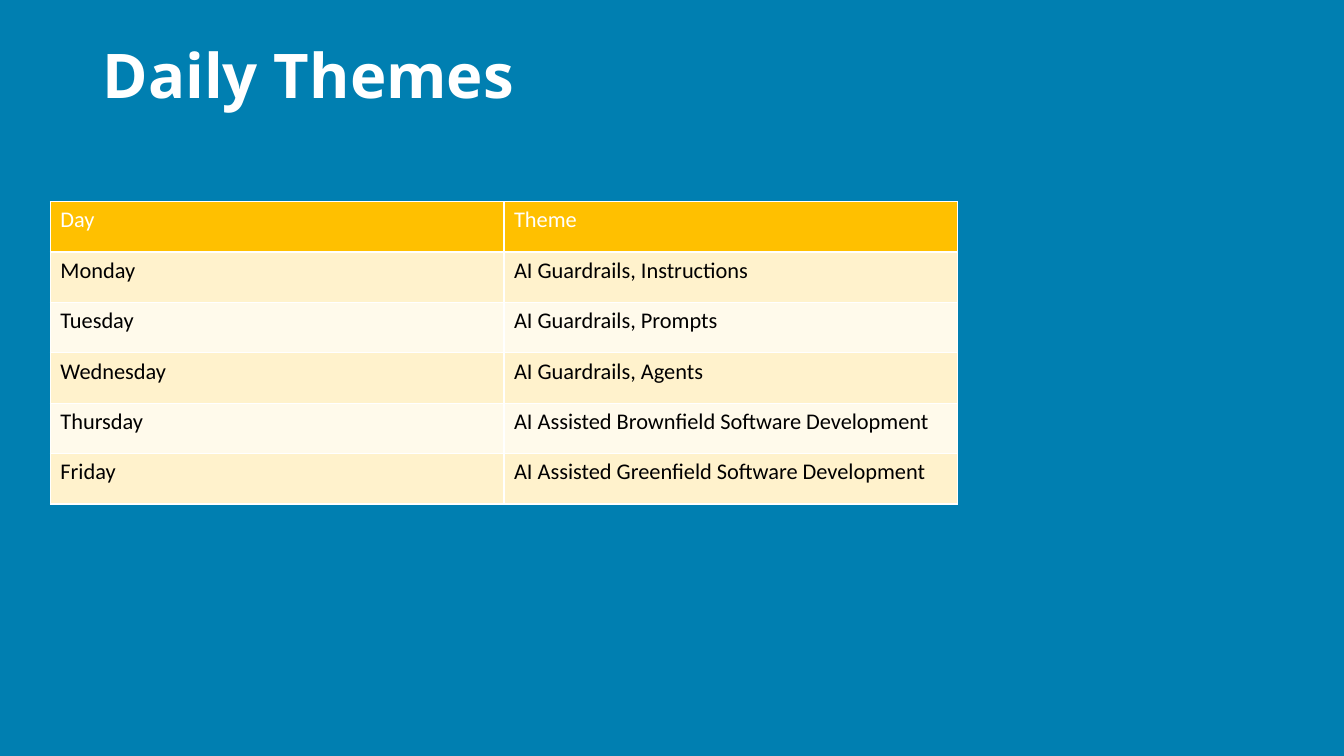
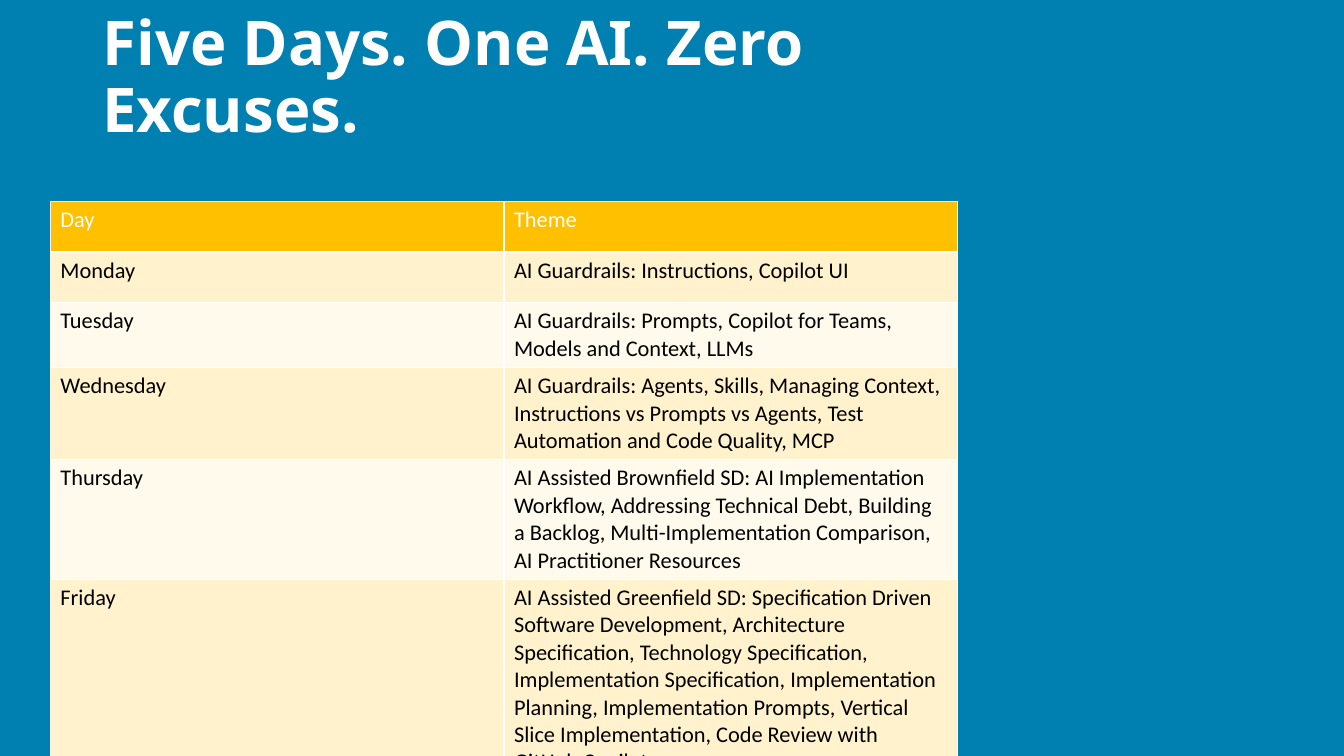
Before and after one commit to j0hnnymiller/AI-Assisted-Software-Development, a slide deck: slide 6 of slides/output/aiasd-311-monday-draft.pptx (slide 5 before the commit). Drawn at 1344x756 pixels with LibreOffice and Linux fonts; fonts in the diff are those of the drawing; background and template pictures are left out. Boxes give left, top, right and bottom in pixels: in the first picture for what was removed or moved away, otherwise in the second. Text is boxed around its words. In the diff, an @@ line names an element or a change of style, - is before the commit and + after.

```diff
--- a/slides/output/aiasd-311-monday-draft.pptx
+++ b/slides/output/aiasd-311-monday-draft.pptx
@@ title at [102, 18, 803, 133]: text changed @@
-Daily Themes
+Five Days. One AI. Zero Excuses.
@@ table at [50, 202, 958, 750] @@
-row 2, column 2: AI Guardrails, Instructions
+row 2, column 2: AI Guardrails: Instructions, Copilot UI
-row 3, column 2: AI Guardrails, Prompts
+row 3, column 2: AI Guardrails: Prompts, Copilot for Teams, Models and Context, LLMs
-row 4, column 2: AI Guardrails, Agents
+row 4, column 2: AI Guardrails: Agents, Skills, Managing Context, Instructions vs Prompts vs Agents, Test Automation and Code Quality, MCP
-row 5, column 2: AI Assisted Brownfield Software Development
+row 5, column 2: AI Assisted Brownfield SD: AI Implementation Workflow, Addressing Technical Debt, Building a Backlog, Multi-Implementation Comparison, AI Practitioner Resources
-row 6, column 2: AI Assisted Greenfield Software Development
+row 6, column 2: AI Assisted Greenfield SD: Specification Driven Software Development, Architecture Specification, Technology Specification, Implementation Specification, Implementation Planning, Implementation Prompts, Vertical Slice Implementation, Code Review with GitHub Copilot
```
Also in this commit, not shown: 87 other slides changed, 6 slides added, 22 slides removed, 10 other files.
